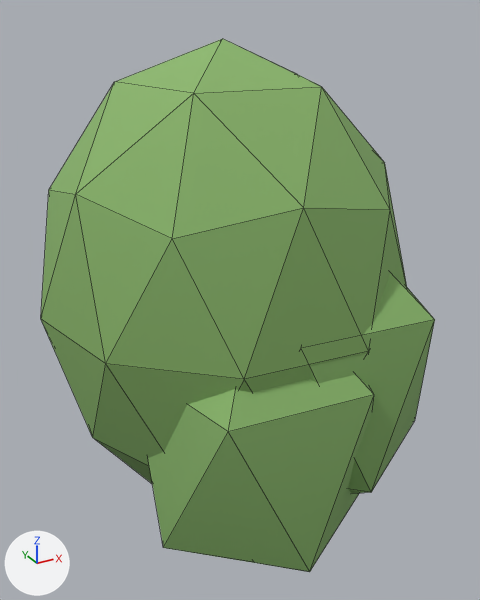
The glTF model viewer/districts/2020-kiel/chunks/c_-3_1.glb: old version first, new version second.
Rendered twice from a 50 mm lens placed at (-521.2, 245.2, 13.8), pointed at (-514.0, 258.5, 7.2). Lighting does not change. The marker at lower left points along +X, +Y and +Z. The picture after the commit comes second. Mesh edges are drawn as thin lines. Where no turn or scale is listed for an object, it has been applied to the vertices. Vertices at exactly the same position are counted once.

Names of what the first picture shows: 'tree_702'.
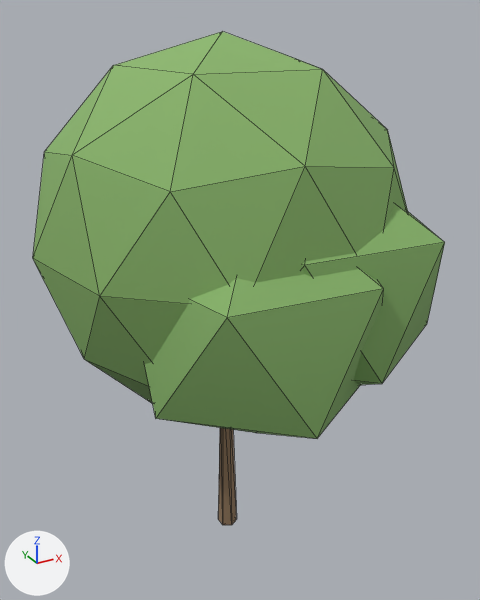
What the commit changed:
me_tree_broad_1 has 78 vertices, 140 faces and spans x -0.75..0.75, y -0.71..0.71, z -1.0..1.0.
me_tree_broad_1 is used by ob_tree_702; parent ob_trees__3_1; location (0.239, -0.399, 6.585); rotation (0.0, 0.0, -1.03), in degrees (0, 0, -59); scale (6.29, 6.29, 6.58).
me_tree_broad_1 part 1: the loose piece of 42 vertices spanning x -0.75..0.61, y -0.71..0.71, z -0.76..1.0 is scaled about its middle by (0.989, 0.989, 0.767), then moved by (0.0, 0.0, 0.21).
me_tree_broad_1 part 2: the loose piece of 12 vertices spanning x -0.12..0.75, y -0.41..0.41, z -0.72..0.52 is scaled about its middle by (0.989, 0.989, 0.712), then moved by (0.0, 0.0, 0.32).
me_tree_broad_1 part 3: the loose piece of 12 vertices spanning x -0.22..0.65, y -0.68..0.15, z -0.89..0.34 is scaled about its middle by (0.989, 0.989, 0.712), then moved by (0.0, 0.0, 0.42).
me_tree_broad_1 part 4: 6 of 78 vertices moved; they spanned x -0.09..-0.05, y -0.02..0.02, z 0.06 and now span x -0.09..-0.05, y -0.02..0.02, z -0.29; mean shift (0.0, 0.0, -0.35); largest move (-0.09, -0.01, 0.06) -> (-0.09, -0.01, -0.29).
Object 'tree_702' (ob_tree_702) moves from (0.239, -0.399, 6.585) to (0.239, -0.399, 6.656).
Object 'tree_702' (ob_tree_702) is rescaled from (6.29, 6.29, 6.58) to (6.35, 6.35, 6.66).

Pixel boxes [x1, y1, x2, y2] of what changed, in the pictures (480 x 600 px; the box of a moved part takes in the faces that stretch with it):
'tree_702', reshaped, moved, rescaled (7% shorter): before [41, 39, 435, 572]; after [33, 32, 445, 525]
part 1 of me_tree_broad_1, moved or reshaped: before [41, 39, 407, 483]; after [33, 32, 408, 403]
part 2 of me_tree_broad_1, moved or reshaped: before [310, 273, 435, 494]; after [302, 204, 445, 385]
part 3 of me_tree_broad_1, moved or reshaped: before [148, 375, 374, 572]; after [145, 269, 384, 439]
part 4 of me_tree_broad_1, moved or reshaped (not visible before): after [218, 428, 237, 525]
